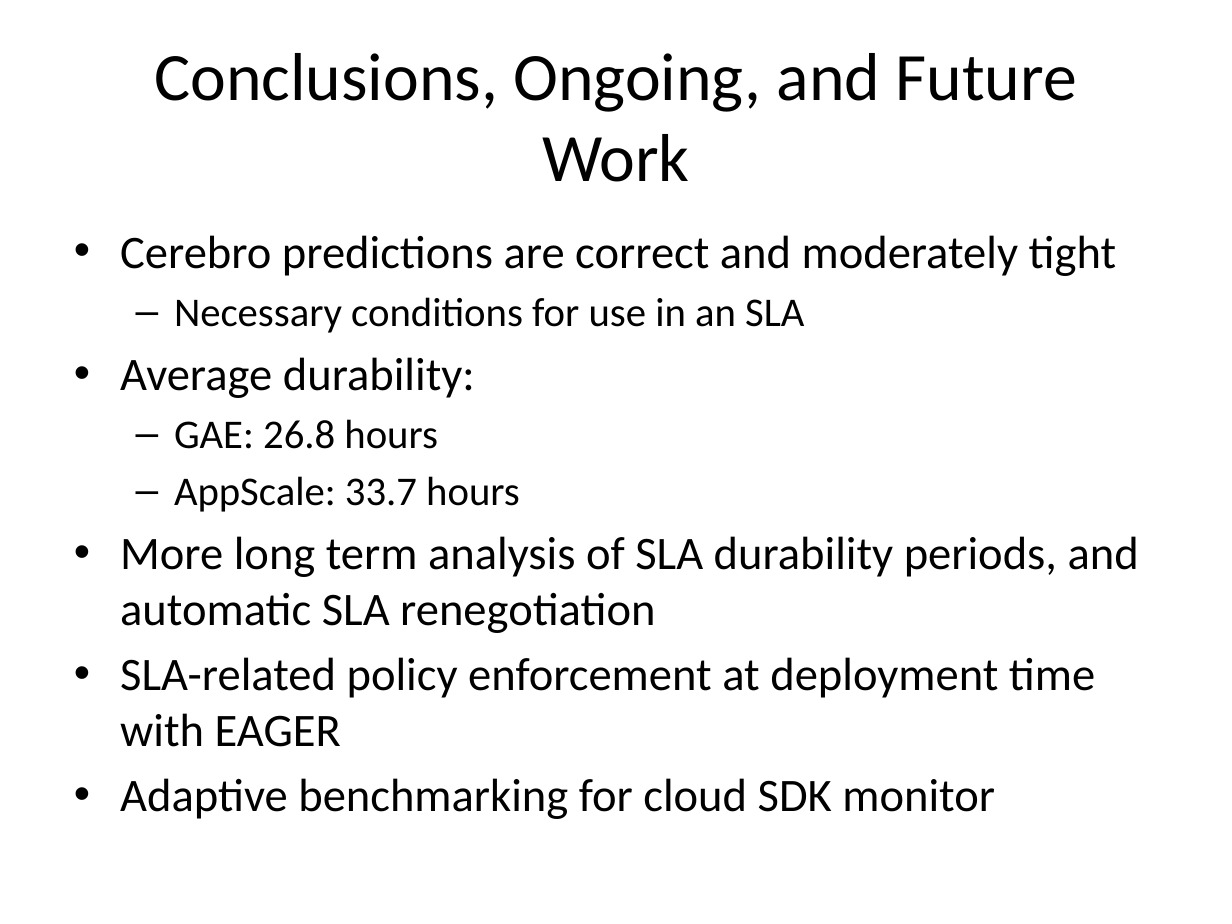
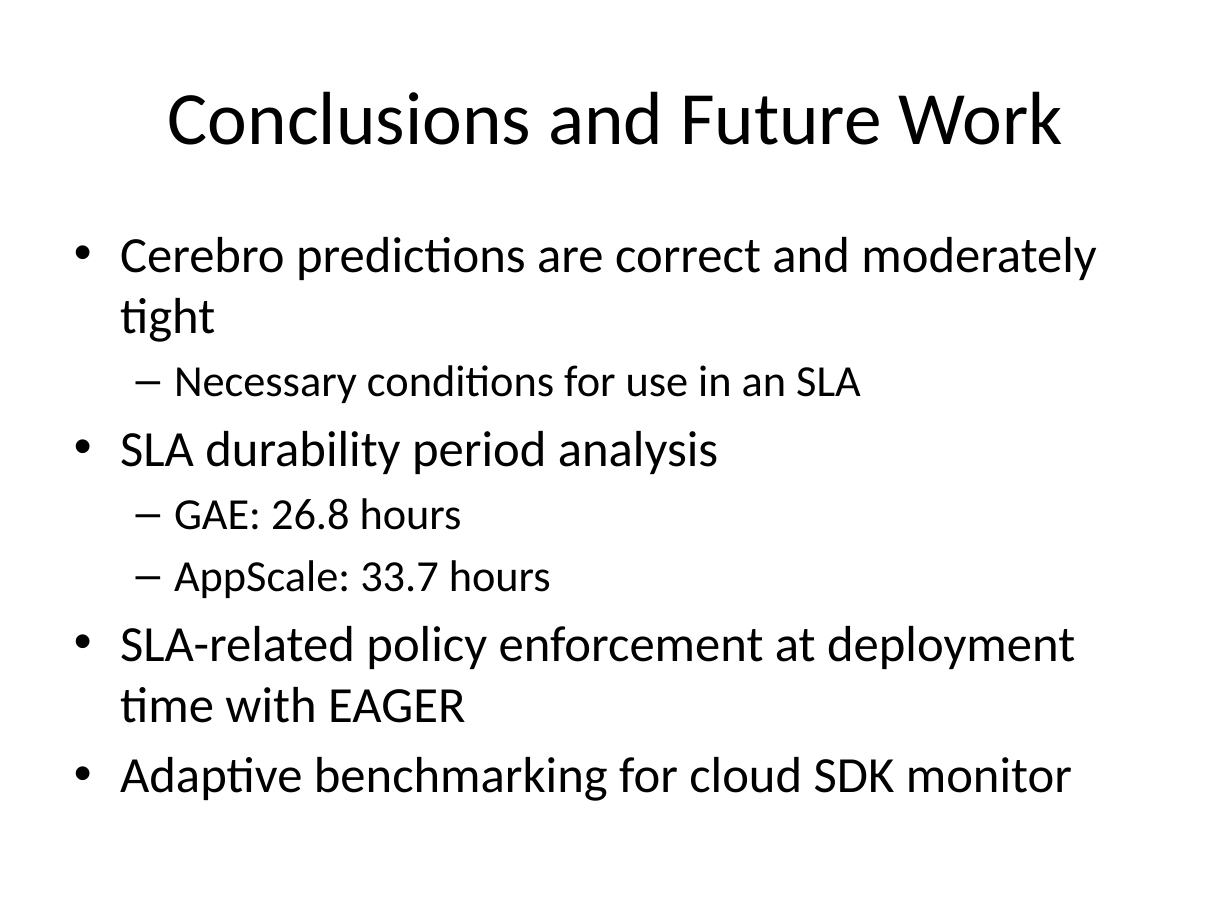
Before and after one commit to Dithn/eager-appscale, a slide deck: slide 14 of Eager/paper/socc15/cerebro_socc_presentation-v2.pptx. Drawn at 1232x924 pixels with LibreOffice and Linux fonts; fonts in the diff are those of the drawing. Boxes give left, top, right and bottom in pixels: in the first picture for what was removed or moved away, otherwise in the second. Text is boxed around its words. In the diff, an @@ line names an element or a change of style, - is before the commit and + after.

```diff
--- a/Eager/paper/socc15/cerebro_socc_presentation-v2.pptx
+++ b/Eager/paper/socc15/cerebro_socc_presentation-v2.pptx
@@ title at (168,91,1063,145): text changed; size 39.6 to 44 pt @@
-Conclusions, Ongoing, and Future Work
+Conclusions and Future Work
@@ text at (120,237,1097,801): size 27.2 to 29.6 pt in "Cerebro predictions are correct and moderately tight", "SLA-related policy enforcement at deployment time with ...", "Adaptive benchmarking for cloud SDK monitor"; size 23.8 to 25.9 pt in "Necessary conditions for use in an SLA", "GAE: 26.8 hours", "AppScale: 33.7 hours" @@
@@ text at (120,431,718,474): text changed; size 27.2 to 29.6 pt @@
-• Average durability:
+• SLA durability period analysis
@@ text at (120,536,1139,633): paragraph removed @@
-• More long term analysis of SLA durability periods, and automatic SLA renegotiation
```
Also in this commit, not shown: 8 other slides changed, 2 other files.
